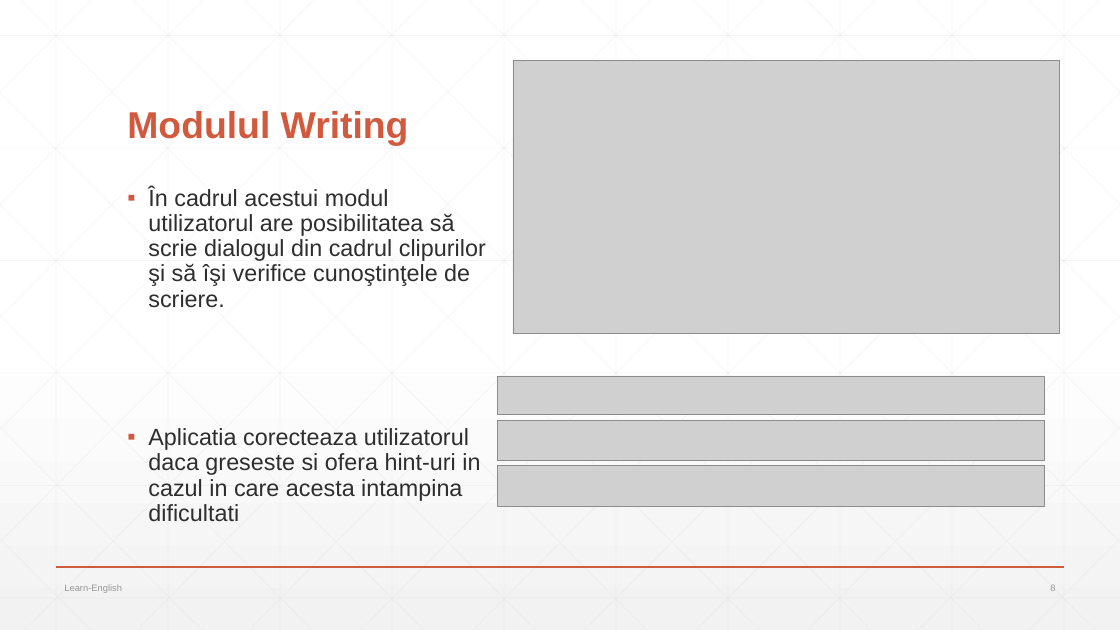
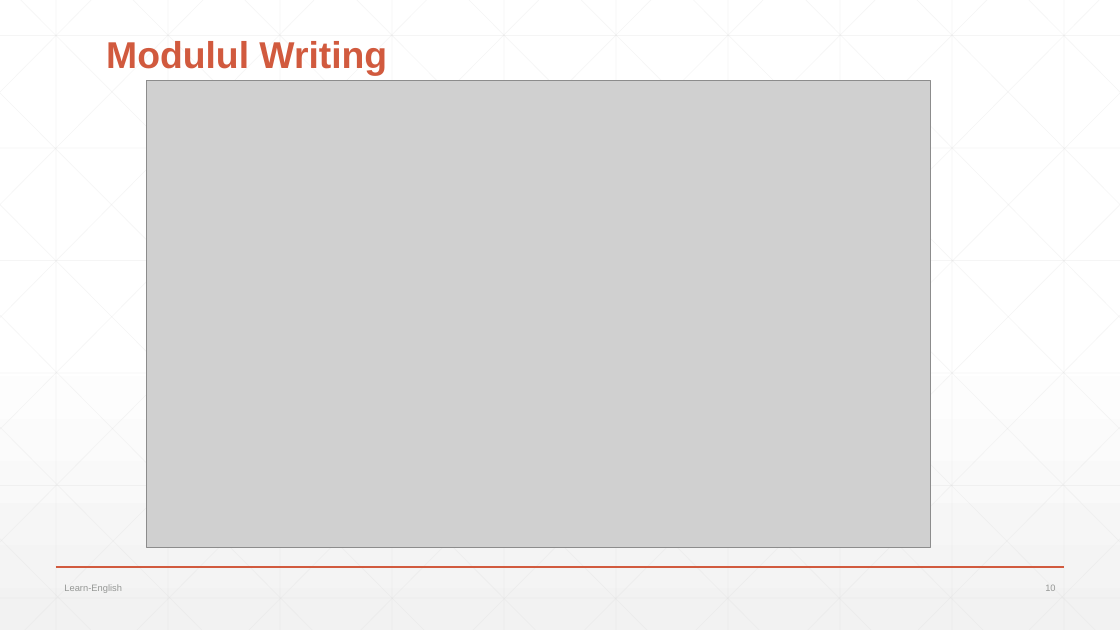
Before and after one commit to natalia031147/LearnEnglish, a slide deck: slide 10 of Prezentarea si Lucrarea scrisa/LEARN-ENGLISH-Prezentarea-Tasca Natalia.pptx (slide 8 before the commit). Drawn at 1120x630 pixels with LibreOffice and Linux fonts; fonts in the diff are those of the drawing; grey boxes stand for pictures. Boxes give left, top, right and bottom in pixels: in the first picture for what was removed or moved away, otherwise in the second. Text is boxed around its words. In the diff, an @@ line names an element or a change of style, - is before the commit and + after.

```diff
--- a/Prezentarea si Lucrarea scrisa/LEARN-ENGLISH-Prezentarea-Tasca Natalia.pptx
+++ b/Prezentarea si Lucrarea scrisa/LEARN-ENGLISH-Prezentarea-Tasca Natalia.pptx
@@ title "Modulul Writing": place and size @@
-title "Modulul Writing" at (127, 111, 409, 146)
+title "Modulul Writing" at (106, 41, 387, 76)
@@ picture added at (147, 81, 931, 547) @@
@@ picture removed at (513, 60, 1060, 334) @@
@@ text removed at (148, 187, 486, 522) @@
-▪ În cadrul acestui modul utilizatorul are posibilitatea să scrie dialogul din cadrul clipurilor şi să îşi verifice cunoştinţele de scriere.
-▪ Aplicatia corecteaza utilizatorul daca greseste si ofera hint-uri in cazul in care acesta intampina dificultati
@@ picture removed at (498, 376, 1045, 414) @@
@@ picture removed at (498, 420, 1045, 461) @@
@@ picture removed at (498, 466, 1045, 507) @@
@@ page number at (1045, 585, 1055, 591): text changed @@
-8
+10
```
Also in this commit, not shown: 7 other slides changed, 11 slides added, 4 slides removed, 11 other files.
